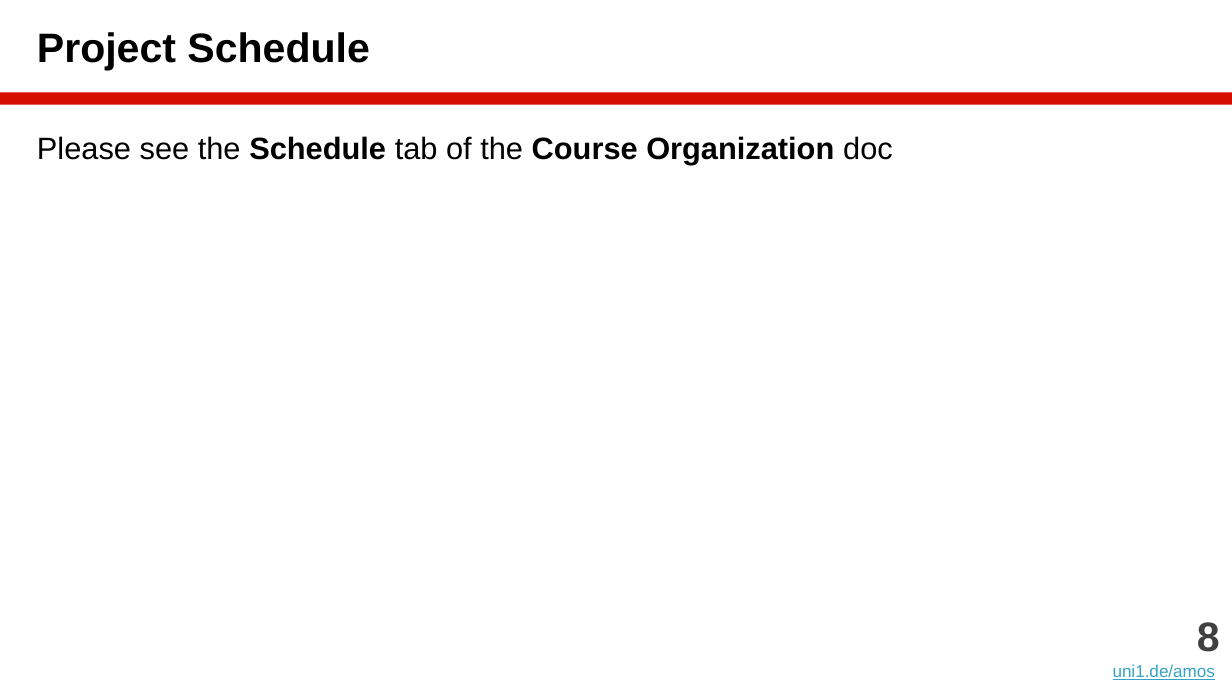
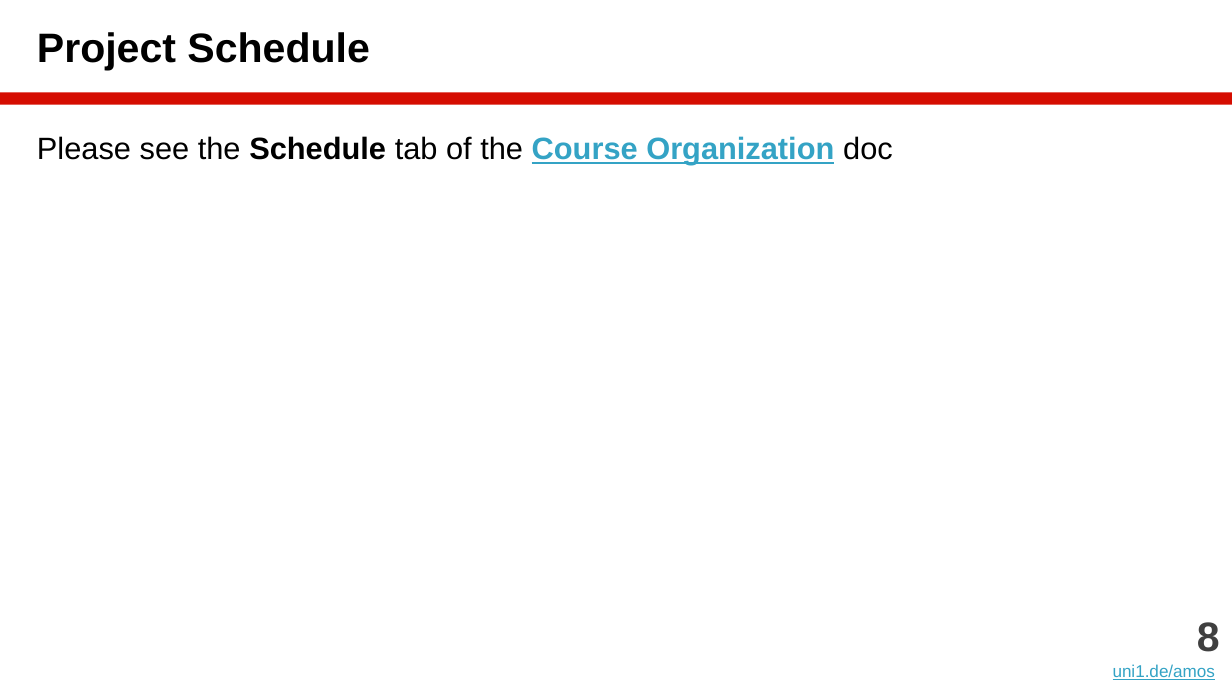
Before and after one commit to dirkriehle/amos-course, a slide deck: slide 8 of Lecture slides/AMOS B02 - Scrum and AMOS.pptx. Drawn at 1232x693 pixels with LibreOffice and Linux fonts; fonts in the diff are those of the drawing. Boxes give left, top, right and bottom in pixels: in the first picture for what was removed or moved away, otherwise in the second. Text is boxed around its words. In the diff, an @@ line names an element or a change of style, - is before the commit and + after.

```diff
--- a/Lecture slides/AMOS B02 - Scrum and AMOS.pptx
+++ b/Lecture slides/AMOS B02 - Scrum and AMOS.pptx
@@ text "Please see the Schedule tab ..." at [37, 136, 893, 165]: text colour #000000 to #34A3C5, underline on in "Course Organization" @@
```
Also in this commit, not shown: 16 other slides changed, 2 slides added, 1 other file.
